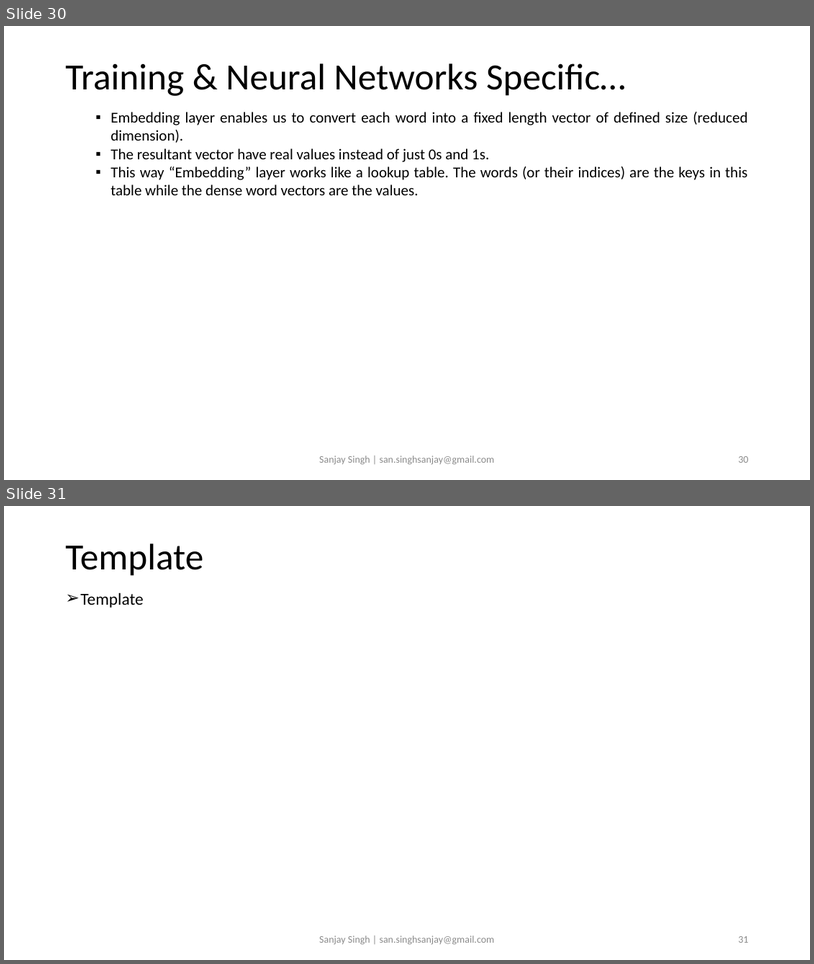
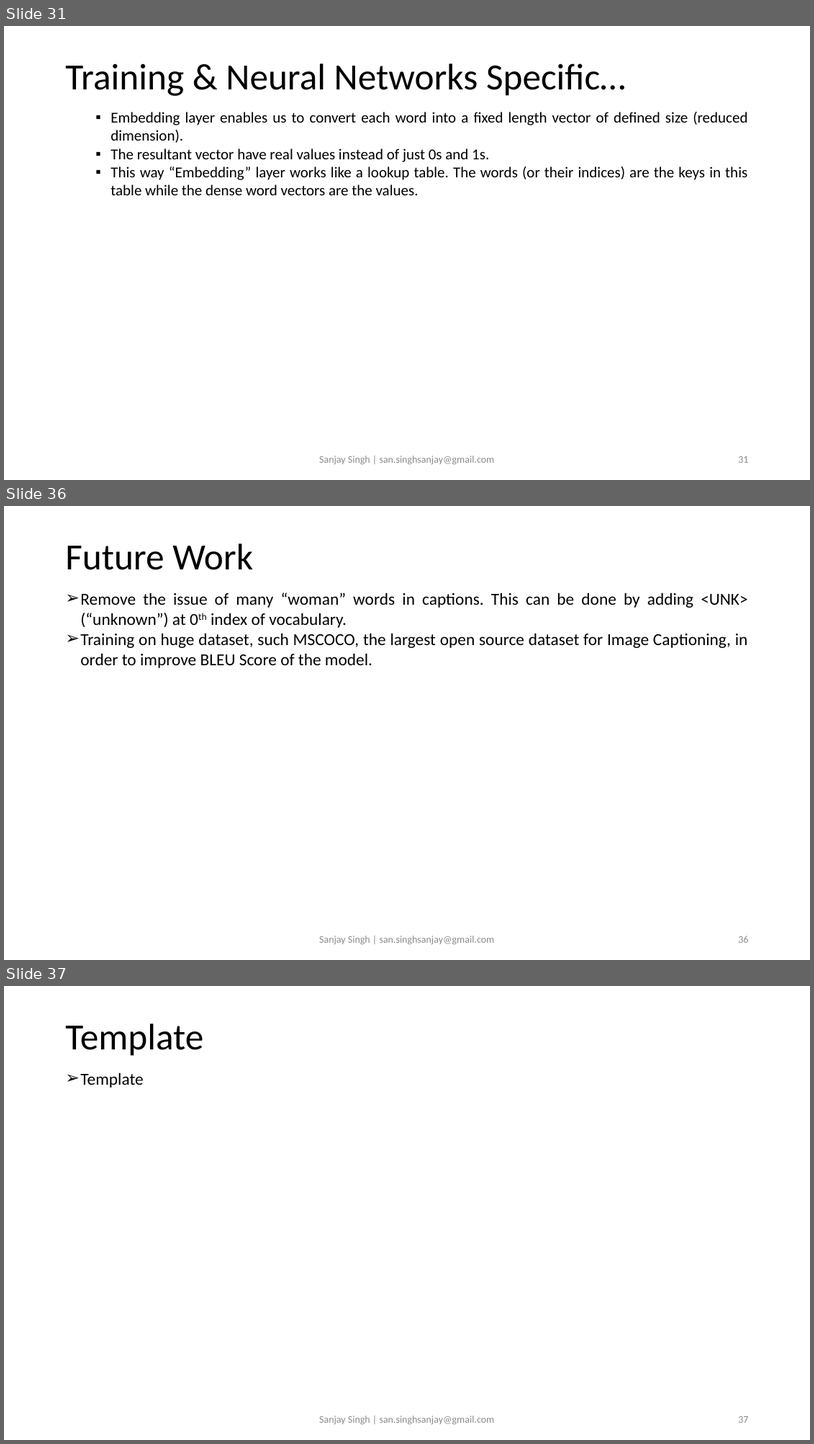
Before and after one commit to sansinghsanjay/Flickr8k_ImageCaptioning, a slide deck: readme.pptx. Shown one above the other, each under a label of ours: slides 30 and 31 before the commit, slides 31, 36 and 37 after it; the slides between them are not shown. The pictures are 814x964 and 814x1444 pixels, drawn with LibreOffice and Linux fonts; fonts in the diff are those of the drawing. Boxes give left, top, right and bottom in pixels: in the first picture for what was removed or moved away, otherwise in the second. Text is boxed around its words. In the diff, an @@ line names an element or a change of style, - is before the commit and + after.

```diff
--- a/readme.pptx
+++ b/readme.pptx
@@ slide 36 added at [4, 506, 810, 960], background #FFFFFF @@
@@ title added at [65, 543, 253, 570], 44 pt, text #000000 @@
+Future Work
@@ text added at [80, 592, 748, 668], 20 pt, text #000000 @@
+➢ Remove the issue of many “woman” words in captions. This can be done by adding <UNK> (“unknown”) at 0th index of vocabulary.
+➢ Training on huge dataset, such MSCOCO, the largest open source dataset for Image Captioning, in order to improve BLEU Score of the model.
@@ text added at [319, 935, 495, 944], 12 pt, text #8C8C8C @@
+Sanjay Singh | san.singhsanjay@gmail.com
@@ page number added at [738, 936, 748, 942], 12 pt, text #8C8C8C @@
+36
@@ what was slide 30 is now slide 31 @@
@@ page number at [738, 456, 748, 462]: text changed @@
-30
+31
@@ what was slide 31 is now slide 37 @@
@@ page number at [738, 1416, 748, 1422]: text changed @@
-31
+37
```
Also in this commit, not shown: 3 slides changed, 5 other slides added, 1 other file.
